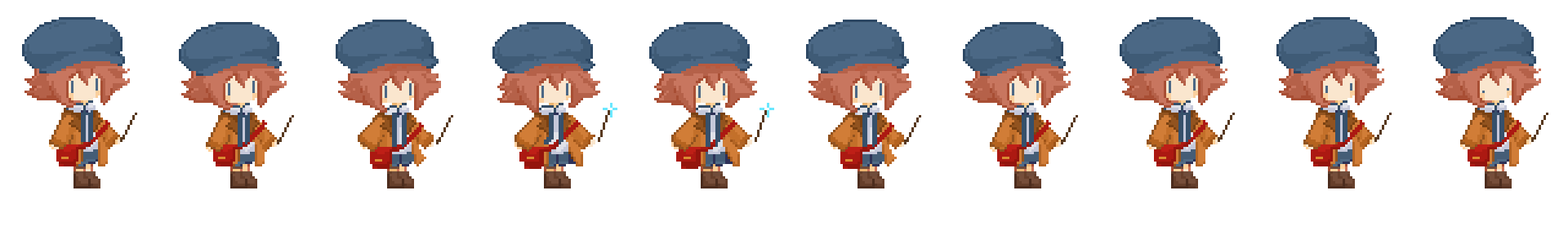
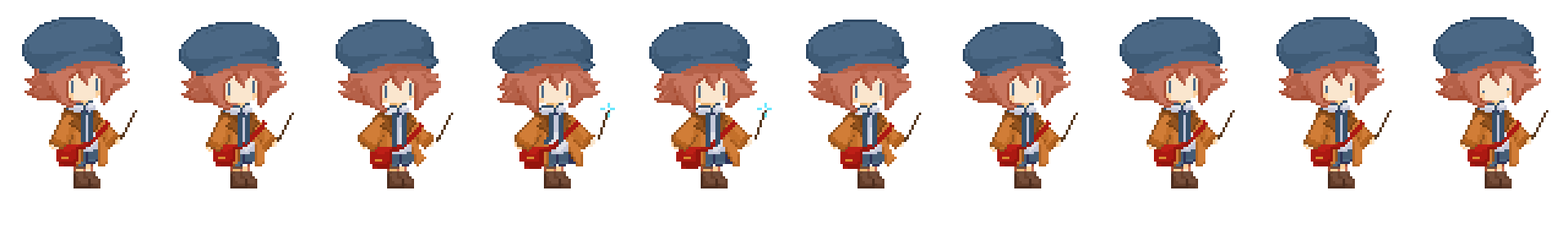
Two versions of the same layered image (1568x235). Layer-by-layer changes:
added layer "Layer 20" above "Layer 19" over [1496, 110, 1549, 165]
renamed "Layer 20" to "Layer 19", hid it, painted on it over [1496, 110, 1549, 165]
renamed "Layer 19" to "Layer 18", showed it, painted on it over [1340, 110, 1549, 165]
renamed "Layer 18" to "Layer 17", hid it, painted on it over [1340, 110, 1392, 165]
painted on "Layer 16" over [1183, 110, 1235, 165]
painted on "Layer 14" over [1026, 112, 1078, 167]
painted on "Layer 12" over [859, 102, 922, 147]
painted on "Layer 10" over [700, 102, 775, 145]
painted on "Layer 8" over [546, 102, 618, 143]
painted on "Layer 6" over [389, 102, 454, 147]
painted on "Layer 4" over [232, 112, 1032, 172]
painted on "Layer 2" over [85, 110, 138, 165]
